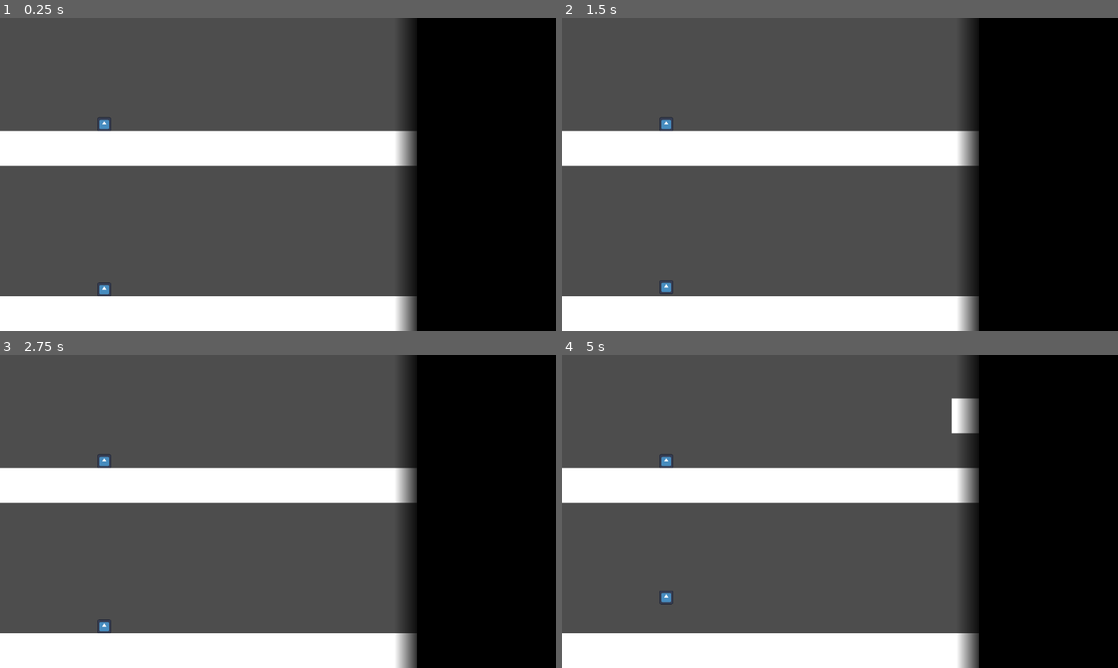
Above: before the commit, frames 1-4 (two rows, left to right).
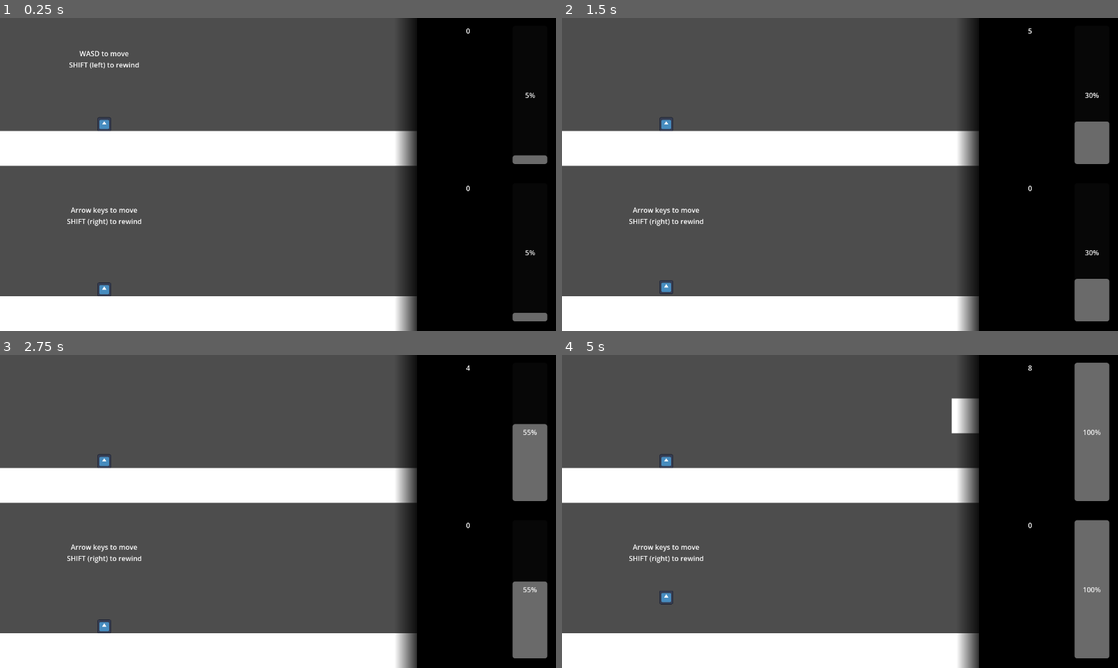
Above: after the commit, the same moments.

Repository: KingKingAu/-grandma
Game: Godot game, scene res://scenes/main/main.tscn
Same seed, same stepped clock (60 frames per second), same inputs: the game is played once before the commit and once after it. The engine's default icon, where the game draws it, is replaced by a stand-in: a white triangle on a blue panel in a dark square.
Inputs (mouse positions are in pixels of both pictures, inside the frame that each line leads up to):
- Up to frame 1 (0.25 s): no input
- Up to frame 2 (1.5 s): tap Enter at 0.5 s; move the mouse to (962, 158) at 0.52 s; hold D (1_right) from 0.53 s (still down); tap Alt at 0.6, 1.35 s; click (962, 158) at 0.67 s; tap Up at 0.77 s; move the mouse to (728, 190) at 1.27 s
- Up to frame 3 (2.75 s): tap Up at 1.52 s; move the mouse to (333, 442) at 2.02 s; release D (1_right) at 2.03 s; hold A (1_left) from 2.03 s (still down); tap Alt at 2.1 s
- Up to frame 4 (5 s): move the mouse to (812, 574) at 2.77 s; release A (1_left) at 2.78 s; hold D (1_right) 2.78-4.28 s; tap Alt at 2.85, 3.6, 4.35 s; click (812, 574) at 2.92 s; tap Up at 3.02, 3.77, 4.52 s; move the mouse to (1006, 558) at 3.52 s; move the mouse to (673, 464) at 4.27 s; hold A (1_left) from 4.28 s (still down)

The runs differ from the first frame. In frame 1, 0.8% of the frame differs, in the area x 12-99%, y 3-97%; in frame 2, 2.0%; in frame 3, 3.4%; in frame 4, 5.9%, in the area x 12-99%, y 2-97%.

Commit message:
redid rewind
started ui with rewind metre as a percentage
rewind mechanic still janky, for some reason it sometimes still goes on even after releasing? fix soon

Diff:
--- a/game/scenes/main/level_prototype.gd
+++ b/game/scenes/main/level_prototype.gd
@@ -3,6 +3,7 @@
 @export var main: Node2D
 @export var player_number := 1 ## PLAYER 1 OR 2
 var speed_modifier: = 1.0
+@export var rewind_metre: ProgressBar
 
 @export var start_speed := 10.0
 @export var speed := 10.0
@@ -28,13 +29,6 @@
 var stretch_remains := 18
 var is_transition_gap := false
 
-# Called when the node enters the scene tree for the first time.
-#func _ready() -> void:
-	#for i in range(18):
-		#spawn_tile(next_x, lanes[-1])
-		#next_x += tile_size
-
-
 # Called every frame. 'delta' is the elapsed time since the previous frame.
 func _process(delta: float) -> void:
 	while next_x + position.x < HALF_WIDTH + tile_size:
@@ -54,7 +48,6 @@
 
 
 func _physics_process(delta: float) -> void:
-
 	if player_number == 1:
 		if !main.is_recording1:
 			return
@@ -66,7 +59,7 @@
 
 	direction = Input.get_axis(str(player_number) + "_left", str(player_number) + "_right")
 
-	if Input.is_action_pressed(str(player_number) + "_reverse"):
+	if Input.is_action_pressed(str(player_number) + "_reverse") and rewind_metre.value > 0.0:
 		speed_modifier = clamp(speed_modifier - delta, 1.0/3.0, 1.0)
 		speed = start_speed
 	else:
--- a/game/scenes/main/main.gd
+++ b/game/scenes/main/main.gd
@@ -19,40 +19,29 @@
 	pass # Replace with function body.
 
 
-# Called every frame. 'delta' is the elapsed time since the previous frame.
-func _process(delta: float) -> void:
-	if is_recording1:
-		if player_pos1.size() > 300:
+func _physics_process(delta: float) -> void:
+	if Input.is_action_pressed("1_reverse") and player_pos1.size() > 0 and level1.rewind_metre.value > 0.0:
+		is_recording1 = false
+		player1.position = player_pos1.pop_back()
+		level1.position = level_pos1.pop_back()
+	else:
+		is_recording1 = true
+		if player_pos1.size() >= 300:
 			player_pos1.pop_front()
-		if level_pos1.size() > 300:
 			level_pos1.pop_front()
-
 		player_pos1.append(player1.position)
 		level_pos1.append(level1.position)
+	level1.rewind_metre.value = level_pos1.size() / 300.0
 
-	if is_recording2:
-		if player_pos2.size() > 300:
+	if Input.is_action_pressed("2_reverse") and player_pos2.size() > 0:
+		is_recording2 = false
+		player2.position = player_pos2.pop_back()
+		level2.position = level_pos2.pop_back()
+	else:
+		is_recording2 = true
+		if player_pos2.size() >= 300:
 			player_pos2.pop_front()
-		if level_pos2.size() > 300:
 			level_pos2.pop_front()
-
 		player_pos2.append(player2.position)
 		level_pos2.append(level2.position)
-
-	if Input.is_action_pressed("1_reverse") and player_pos1.size() > 0 and level_pos1.size() > 0:
-		is_recording1 = false
-		player1.position = player_pos1[-1]
-		player_pos1.pop_back()
-		level1.position = level_pos1[-1]
-		level_pos1.pop_back()
-	else:
-		is_recording1 = true
-
-	if Input.is_action_pressed("2_reverse") and player_pos2.size() > 0 and level_pos2.size() > 0:
-		is_recording2 = false
-		player2.position = player_pos2[-1]
-		player_pos2.pop_back()
-		level2.position = level_pos2[-1]
-		level_pos2.pop_back()
-	else:
-		is_recording2 = true
+	level2.rewind_metre.value = level_pos2.size() / 300.0
--- a/game/scenes/main/main.tscn
+++ b/game/scenes/main/main.tscn
@@ -2,6 +2,7 @@
 
 [ext_resource type="Script" uid="uid://capd03go4kgdf" path="res://scenes/main/main.gd" id="1_hyk8p"]
 [ext_resource type="PackedScene" uid="uid://cfhprpv5h8b6o" path="res://scenes/player/player.tscn" id="2_iuonh"]
+[ext_resource type="Script" uid="uid://dqoyf4y4ksly6" path="res://scenes/main/ui.gd" id="4_6q06x"]
 [ext_resource type="Script" uid="uid://dos2mdl8t6ivp" path="res://scenes/main/level_prototype.gd" id="4_l3cfh"]
 
 [sub_resource type="Gradient" id="Gradient_k2fmo"]
@@ -22,37 +23,81 @@
 
 [node name="Camera2D" type="Camera2D" parent="." unique_id=764908899]
 
-[node name="player" parent="." unique_id=1740188011 instance=ExtResource("2_iuonh")]
+[node name="player" parent="." unique_id=1740188011 node_paths=PackedStringArray("main") instance=ExtResource("2_iuonh")]
 position = Vector2(-400, -115)
 scale = Vector2(0.5, 0.5)
+main = NodePath("..")
 JUMP_VELOCITY = -600.0
 
-[node name="player2" parent="." unique_id=1965068261 instance=ExtResource("2_iuonh")]
+[node name="player2" parent="." unique_id=1965068261 node_paths=PackedStringArray("main") instance=ExtResource("2_iuonh")]
 position = Vector2(-400, 265)
 scale = Vector2(0.5, 0.5)
 collision_layer = 2
 collision_mask = 2
+main = NodePath("..")
 player_number = 2
 JUMP_VELOCITY = -600.0
 
-[node name="level prototype" type="Node2D" parent="." unique_id=1705298986 node_paths=PackedStringArray("main")]
+[node name="level prototype" type="Node2D" parent="." unique_id=1705298986 node_paths=PackedStringArray("main", "rewind_metre")]
 position = Vector2(0, -200)
 script = ExtResource("4_l3cfh")
 main = NodePath("..")
+rewind_metre = NodePath("../ui/bg/VBoxContainer/1/HBoxContainer/rewind_meter")
 
-[node name="level prototype2" type="Node2D" parent="." unique_id=1485788718 node_paths=PackedStringArray("main")]
+[node name="Label" type="Label" parent="level prototype" unique_id=665528264]
+anchors_preset = 15
+anchor_right = 1.0
+anchor_bottom = 1.0
+offset_left = -481.0
+offset_top = -90.0
+offset_right = -319.0
+offset_bottom = -41.0
+grow_horizontal = 2
+grow_vertical = 2
+size_flags_horizontal = 0
+text = "WASD to move
+SHIFT (left) to rewind"
+horizontal_alignment = 1
+
+[node name="level prototype2" type="Node2D" parent="." unique_id=1485788718 node_paths=PackedStringArray("main", "rewind_metre")]
 position = Vector2(0, 180)
 script = ExtResource("4_l3cfh")
 main = NodePath("..")
 player_number = 2
+rewind_metre = NodePath("../ui/bg/VBoxContainer/2/HBoxContainer/rewind_meter")
 
-[node name="ui" type="Control" parent="." unique_id=1831061031]
+[node name="Label" type="Label" parent="level prototype2" unique_id=1401860222]
+anchors_preset = 15
+anchor_right = 1.0
+anchor_bottom = 1.0
+offset_left = -486.5
+offset_top = -110.0
+offset_right = -313.5
+offset_bottom = -61.0
+grow_horizontal = 2
+grow_vertical = 2
+size_flags_horizontal = 0
+text = "Arrow keys to move
+SHIFT (right) to rewind"
+horizontal_alignment = 1
+
+[node name="ui" type="Control" parent="." unique_id=1831061031 node_paths=PackedStringArray("main", "score1", "level1", "score2", "level2")]
 layout_mode = 3
-anchors_preset = 0
-offset_right = 40.0
-offset_bottom = 40.0
+anchors_preset = 15
+anchor_right = 1.0
+anchor_bottom = 1.0
+grow_horizontal = 2
+grow_vertical = 2
+size_flags_horizontal = 3
+size_flags_vertical = 3
+script = ExtResource("4_6q06x")
+main = NodePath("..")
+score1 = NodePath("bg/VBoxContainer/1/HBoxContainer/score")
+level1 = NodePath("../level prototype")
+score2 = NodePath("bg/VBoxContainer/2/HBoxContainer/score")
+level2 = NodePath("../level prototype2")
 
-[node name="ColorRect" type="ColorRect" parent="ui" unique_id=692022522]
+[node name="bg" type="ColorRect" parent="ui" unique_id=692022522]
 layout_mode = 0
 offset_left = 320.0
 offset_top = -360.0
@@ -60,6 +105,69 @@
 offset_bottom = 360.0
 color = Color(0, 0, 0, 1)
 
-[node name="Sprite2D" type="Sprite2D" parent="ui" unique_id=1321713360]
+[node name="VBoxContainer" type="VBoxContainer" parent="ui/bg" unique_id=1000894337]
+layout_mode = 1
+anchors_preset = 15
+anchor_right = 1.0
+anchor_bottom = 1.0
+offset_top = -2.0
+offset_bottom = -2.0
+grow_horizontal = 2
+grow_vertical = 2
+
+[node name="1" type="MarginContainer" parent="ui/bg/VBoxContainer" unique_id=499829906]
+layout_mode = 2
+size_flags_vertical = 3
+theme_override_constants/margin_left = 20
+theme_override_constants/margin_top = 20
+theme_override_constants/margin_right = 20
+theme_override_constants/margin_bottom = 20
+
+[node name="HBoxContainer" type="HBoxContainer" parent="ui/bg/VBoxContainer/1" unique_id=1837298652]
+layout_mode = 2
+size_flags_vertical = 3
+
+[node name="score" type="Label" parent="ui/bg/VBoxContainer/1/HBoxContainer" unique_id=624359046]
+layout_mode = 2
+size_flags_horizontal = 6
+size_flags_vertical = 0
+text = "Player 1"
+
+[node name="rewind_meter" type="ProgressBar" parent="ui/bg/VBoxContainer/1/HBoxContainer" unique_id=332415855]
+custom_minimum_size = Vector2(80, 100)
+layout_mode = 2
+size_flags_vertical = 1
+max_value = 1.0
+value = 1.0
+fill_mode = 3
+
+[node name="2" type="MarginContainer" parent="ui/bg/VBoxContainer" unique_id=1388092007]
+layout_mode = 2
+size_flags_horizontal = 3
+size_flags_vertical = 3
+theme_override_constants/margin_left = 20
+theme_override_constants/margin_top = 20
+theme_override_constants/margin_right = 20
+theme_override_constants/margin_bottom = 20
+
+[node name="HBoxContainer" type="HBoxContainer" parent="ui/bg/VBoxContainer/2" unique_id=1041528167]
+layout_mode = 2
+size_flags_vertical = 3
+
+[node name="score" type="Label" parent="ui/bg/VBoxContainer/2/HBoxContainer" unique_id=2076250227]
+layout_mode = 2
+size_flags_horizontal = 6
+size_flags_vertical = 0
+text = "Player 2"
+
+[node name="rewind_meter" type="ProgressBar" parent="ui/bg/VBoxContainer/2/HBoxContainer" unique_id=141413045]
+custom_minimum_size = Vector2(80, 100)
+layout_mode = 2
+size_flags_vertical = 1
+max_value = 1.0
+value = 1.0
+fill_mode = 3
+
+[node name="gradient" type="Sprite2D" parent="ui" unique_id=1321713360]
 position = Vector2(300, 0)
 texture = SubResource("GradientTexture2D_g4v7s")
--- /dev/null
+++ b/game/scenes/main/ui.gd
@@ -0,0 +1,22 @@
+extends Control
+
+@export var main: Node2D
+
+@export_group("Player 1")
+@export var score1: Label
+@export var level1: Node2D
+
+@export_group("Player 2")
+@export var score2: Label
+@export var level2: Node2D
+
+# Called when the node enters the scene tree for the first time.
+func _ready() -> void:
+	pass # Replace with function body.
+
+
+# Called every frame. 'delta' is the elapsed time since the previous frame.
+func _process(delta: float) -> void:
+
+	score1.text = str(roundi(-level1.position.x / 100))
+	score2.text = str(roundi(-level2.position.x / 100))
--- a/game/scenes/player/player.gd
+++ b/game/scenes/player/player.gd
@@ -1,4 +1,6 @@
 extends CharacterBody2D
+
+@export var main: Node2D
 
 @export var player_number := 1 ## PLAYER 1 OR 2
 
@@ -28,10 +30,12 @@
 	elif Input.is_action_just_released(str(player_number) + "_up") and velocity.y < 0:
 		velocity.y /= 2.0
 
-	if not is_on_floor() and !Input.is_action_pressed(str(player_number) + "_reverse"):
-		velocity += get_gravity() * delta
+	if not is_on_floor():
+			velocity += get_gravity() * delta
 
 	velocity.x = (target_x - position.x) * 10.0
 
 	was_on_floor = is_on_floor()
-	move_and_slide()
+
+	if (player_number == 1 and main.is_recording1) or (player_number == 2 and main.is_recording2):
+		move_and_slide()
Not shown, added: game/scenes/main/ui.gd.uid
